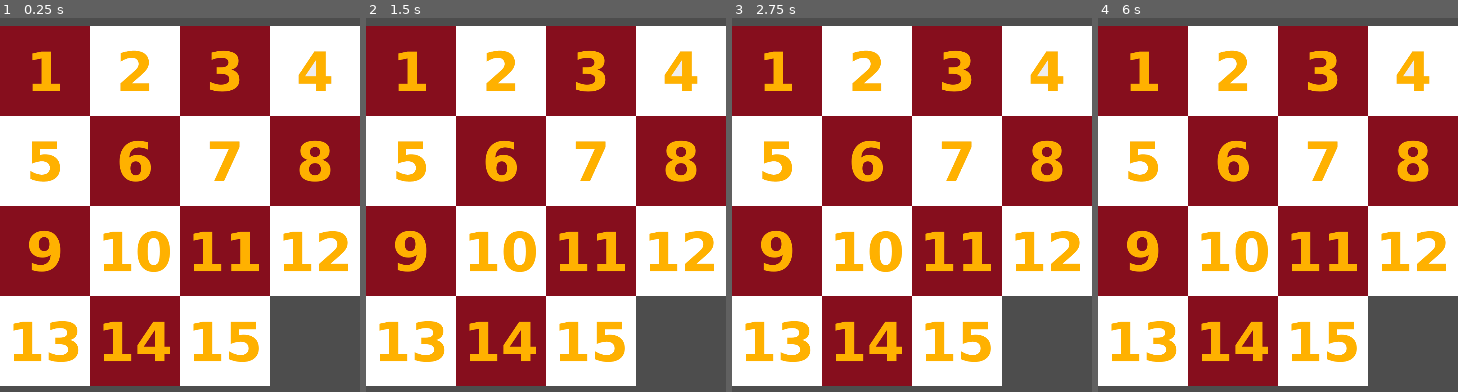
Above: before the commit, frames 1-4 (left to right).
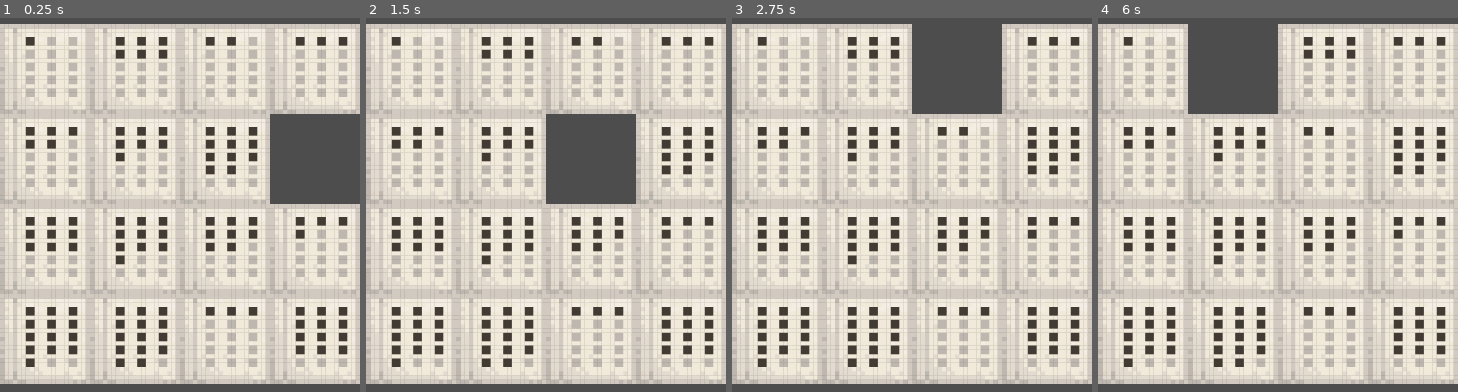
Above: after the commit, the same moments.

Repository: anacarlalima1/godot-game-hackathon
Game: Godot game, scene res://scenes/sliding_puzzle.tscn
Same seed, same stepped clock (60 frames per second), same inputs: the game is played once before the commit and once after it. This scene is started directly instead of the project's main scene.
Inputs (mouse positions are in pixels of both pictures, inside the frame that each line leads up to):
- Up to frame 1 (0.25 s): no input
- Up to frame 2 (1.5 s): tap Enter at 0.5 s; move the mouse to (625, 171) at 0.52 s; press the mouse at (625, 171) at 0.53 s; tap Space at 1.25 s; move the mouse to (474, 234) at 1.27 s; release the mouse at (474, 234) at 1.28 s; click (474, 234) at 1.35 s
- Up to frame 3 (2.75 s): tap Enter at 2 s; move the mouse to (948, 62) at 2.02 s; press the mouse at (948, 62) at 2.03 s
- Up to frame 4 (6 s): tap Space at 2.75, 4.25 s; move the mouse to (1260, 332) at 2.77 s; release the mouse at (1260, 332) at 2.78 s; click (1260, 332) at 2.85 s; tap Enter at 3.5 s; move the mouse to (1386, 298) at 3.52 s; press the mouse at (1386, 298) at 3.53 s; move the mouse to (1170, 107) at 4.27 s; release the mouse at (1170, 107) at 4.28 s; click (1170, 107) at 4.35 s; move the mouse to (1296, 205) at 5.02 s; press the mouse at (1296, 205) at 5.03 s; move the mouse to (1224, 44) at 5.77 s; release the mouse at (1224, 44) at 5.78 s; click (1224, 44) at 5.85 s

The runs differ from the first frame. In frame 1, 96% of the frame differs, in the area x 0-100%, y 1-99%; in frame 2, 96%; in frame 3, 96%; in frame 4, 96%.

Commit message:
sliding puzzle - finalizando

Diff:
--- a/project.godot
+++ b/project.godot
@@ -24,7 +24,7 @@
 
 click={
 "deadzone": 0.5,
-"events": [Object(InputEventMouseButton,"resource_local_to_s …(136 unchanged characters)… alse,"button_mask":1,"position":Vector2(261, 19),"global_position":Vector2(265, 60),"factor":1.0,"button_index":1,"canceled":false,"pressed":true,"double_click":false,"script":null)
+"events": [Object(InputEventMouseButton,"resource_local_to_s …(136 unchanged characters)… alse,"button_mask":1,"position":Vector2(181, 12),"global_position":Vector2(185, 53),"factor":1.0,"button_index":1,"canceled":false,"pressed":true,"double_click":false,"script":null)
 ]
 }
 
--- a/scenes/sliding_puzzle.tscn
+++ b/scenes/sliding_puzzle.tscn
@@ -1,22 +1,22 @@
 [gd_scene load_steps=19 format=3 uid="uid://c1bmeuxxfnnkr"]
 
-[ext_resource type="Texture2D" uid="uid://jc3bkylrw46h" path="res://sprites-puzzle/tile1.png" id="1_36hfm"]
 [ext_resource type="Script" path="res://scripts/sliding_puzzle.gd" id="1_oy4l6"]
-[ext_resource type="Texture2D" uid="uid://helxtdx12gq" path="res://sprites-puzzle/tile2.png" id="2_fs8kk"]
-[ext_resource type="Texture2D" uid="uid://b5wwvfn3vh56g" path="res://sprites-puzzle/tile3.png" id="3_mxmpq"]
-[ext_resource type="Texture2D" uid="uid://doblu48yj0p64" path="res://sprites-puzzle/tile4.png" id="4_ofevt"]
-[ext_resource type="Texture2D" uid="uid://demmlf41th6dq" path="res://sprites-puzzle/tile5.png" id="5_5wb4g"]
-[ext_resource type="Texture2D" uid="uid://cmjeoxkuttwsw" path="res://sprites-puzzle/tile6.png" id="6_rhtfg"]
-[ext_resource type="Texture2D" uid="uid://cnmmju5rrxk3u" path="res://sprites-puzzle/tile7.png" id="7_gttrl"]
-[ext_resource type="Texture2D" uid="uid://b5cedw1jfsveq" path="res://sprites-puzzle/tile8.png" id="8_t0olp"]
-[ext_resource type="Texture2D" uid="uid://b53wq7cf64xm3" path="res://sprites-puzzle/tile9.png" id="9_bf0pv"]
-[ext_resource type="Texture2D" uid="uid://dcyetkp1skfrg" path="res://sprites-puzzle/tile10.png" id="10_a8s5f"]
-[ext_resource type="Texture2D" uid="uid://bacnibjusdidb" path="res://sprites-puzzle/tile11.png" id="11_qgtju"]
-[ext_resource type="Texture2D" uid="uid://cpfwrmfw8bepa" path="res://sprites-puzzle/tile12.png" id="12_1c5up"]
-[ext_resource type="Texture2D" uid="uid://ou81jtt76k1n" path="res://sprites-puzzle/tile13.png" id="13_87pxm"]
-[ext_resource type="Texture2D" uid="uid://yntf8qqbreod" path="res://sprites-puzzle/tile14.png" id="14_lb5i0"]
-[ext_resource type="Texture2D" uid="uid://bx2eh4svm7gvc" path="res://sprites-puzzle/tile15.png" id="15_epusd"]
-[ext_resource type="Texture2D" uid="uid://csn8jjfh6nc0" path="res://sprites-puzzle/empty.png" id="16_fnwmx"]
+[ext_resource type="Texture2D" uid="uid://ccyy4vmualhhu" path="res://sprites-puzzle/Tile1.png" id="3_12g0q"]
+[ext_resource type="Texture2D" uid="uid://cwego1tn0ffck" path="res://sprites-puzzle/Tile2.png" id="4_cwn22"]
+[ext_resource type="Texture2D" uid="uid://v1upcyo4al03" path="res://sprites-puzzle/Tile3.png" id="5_va4rh"]
+[ext_resource type="Texture2D" uid="uid://bn7m10aarv3np" path="res://sprites-puzzle/Tile4.png" id="6_lhf5j"]
+[ext_resource type="Texture2D" uid="uid://dn8ccaaau1lxd" path="res://sprites-puzzle/Tile6.png" id="7_lmfr2"]
+[ext_resource type="Texture2D" uid="uid://d1imhfqgbe604" path="res://sprites-puzzle/Tile5.png" id="7_mc2a2"]
+[ext_resource type="Texture2D" uid="uid://bhabryy47k866" path="res://sprites-puzzle/Tile7.png" id="8_er8xe"]
+[ext_resource type="Texture2D" uid="uid://c1vxvyh7rcay" path="res://sprites-puzzle/Tile8.png" id="9_hq5m8"]
+[ext_resource type="Texture2D" uid="uid://cla76eprcf6ro" path="res://sprites-puzzle/Tile9.png" id="10_85nff"]
+[ext_resource type="Texture2D" uid="uid://ddphft0iif4sx" path="res://sprites-puzzle/Tile10.png" id="11_gnwah"]
+[ext_resource type="Texture2D" uid="uid://lomqyc0icogm" path="res://sprites-puzzle/Tile11.png" id="12_x54nw"]
+[ext_resource type="Texture2D" uid="uid://dv6n1062qtrgl" path="res://sprites-puzzle/Tile12.png" id="13_i8t06"]
+[ext_resource type="Texture2D" uid="uid://euwqnibtm1fk" path="res://sprites-puzzle/Tile13.png" id="14_0lvp2"]
+[ext_resource type="Texture2D" uid="uid://bjqsm7nje4c35" path="res://sprites-puzzle/Tile14.png" id="15_1wd71"]
+[ext_resource type="Texture2D" uid="uid://b4gcotgqtkwb3" path="res://sprites-puzzle/Tile15.png" id="16_v6ui6"]
+[ext_resource type="Texture2D" uid="uid://csn8jjfh6nc0" path="res://sprites-puzzle/Tile16.png" id="17_i255n"]
 
 [sub_resource type="RectangleShape2D" id="RectangleShape2D_wly4d"]
 
@@ -27,81 +27,66 @@
 shape = SubResource("RectangleShape2D_wly4d")
 
 [node name="Tile1" type="Sprite2D" parent="."]
-position = Vector2(45, 187)
-scale = Vector2(0.358, 0.358)
-texture = ExtResource("1_36hfm")
+position = Vector2(45, 45)
+texture = ExtResource("3_12g0q")
 
 [node name="Tile2" type="Sprite2D" parent="."]
-position = Vector2(135, 187)
-scale = Vector2(0.36, 0.36)
-texture = ExtResource("2_fs8kk")
+position = Vector2(135, 45)
+texture = ExtResource("4_cwn22")
 
 [node name="Tile3" type="Sprite2D" parent="."]
-position = Vector2(225, 187)
-scale = Vector2(0.358, 0.358)
-texture = ExtResource("3_mxmpq")
+position = Vector2(225, 45)
+texture = ExtResource("5_va4rh")
 
 [node name="Tile4" type="Sprite2D" parent="."]
-position = Vector2(315, 187)
-scale = Vector2(0.36, 0.36)
-texture = ExtResource("4_ofevt")
+position = Vector2(315, 45)
+texture = ExtResource("6_lhf5j")
 
 [node name="Tile5" type="Sprite2D" parent="."]
-position = Vector2(45, 277)
-scale = Vector2(0.36, 0.36)
-texture = ExtResource("5_5wb4g")
+position = Vector2(45, 135)
+texture = ExtResource("7_mc2a2")
 
 [node name="Tile6" type="Sprite2D" parent="."]
-position = Vector2(135, 277)
-scale = Vector2(0.36, 0.36)
-texture = ExtResource("6_rhtfg")
+position = Vector2(135, 135)
+texture = ExtResource("7_lmfr2")
 
 [node name="Tile7" type="Sprite2D" parent="."]
-position = Vector2(225, 277)
-scale = Vector2(0.36, 0.36)
-texture = ExtResource("7_gttrl")
+position = Vector2(225, 135)
+texture = ExtResource("8_er8xe")
 
 [node name="Tile8" type="Sprite2D" parent="."]
-position = Vector2(315, 277)
-scale = Vector2(0.36, 0.36)
-texture = ExtResource("8_t0olp")
+position = Vector2(315, 135)
+texture = ExtResource("9_hq5m8")
 
 [node name="Tile9" type="Sprite2D" parent="."]
-position = Vector2(45, 367)
-scale = Vector2(0.36, 0.36)
-texture = ExtResource("9_bf0pv")
+position = Vector2(45, 225)
+texture = ExtResource("10_85nff")
 
 [node name="Tile10" type="Sprite2D" parent="."]
-position = Vector2(135, 367)
-scale = Vector2(0.36, 0.36)
-texture = ExtResource("10_a8s5f")
+position = Vector2(135, 225)
+texture = ExtResource("11_gnwah")
 
 [node name="Tile11" type="Sprite2D" parent="."]
-position = Vector2(225, 367)
-scale = Vector2(0.36, 0.36)
-texture = ExtResource("11_qgtju")
+position = Vector2(225, 225)
+texture = ExtResource("12_x54nw")
 
 [node name="Tile12" type="Sprite2D" parent="."]
-position = Vector2(315, 367)
-scale = Vector2(0.36, 0.36)
-texture = ExtResource("12_1c5up")
+position = Vector2(315, 225)
+texture = ExtResource("13_i8t06")
 
 [node name="Tile13" type="Sprite2D" parent="."]
-position = Vector2(45, 457)
-scale = Vector2(0.36, 0.36)
-texture = ExtResource("13_87pxm")
+position = Vector2(45, 315)
+texture = ExtResource("14_0lvp2")
 
 [node name="Tile14" type="Sprite2D" parent="."]
-position = Vector2(135, 457)
-scale = Vector2(0.36, 0.36)
-texture = ExtResource("14_lb5i0")
+position = Vector2(135, 315)
+texture = ExtResource("15_1wd71")
 
 [node name="Tile15" type="Sprite2D" parent="."]
-position = Vector2(225, 457)
-scale = Vector2(0.36, 0.36)
-texture = ExtResource("15_epusd")
+position = Vector2(225, 315)
+texture = ExtResource("16_v6ui6")
 
 [node name="Tile16" type="Sprite2D" parent="."]
-position = Vector2(315, 457)
+position = Vector2(315, 315)
 scale = Vector2(0.36, 0.36)
-texture = ExtResource("16_fnwmx")
+texture = ExtResource("17_i255n")
--- a/scripts/sliding_puzzle.gd
+++ b/scripts/sliding_puzzle.gd
@@ -12,19 +12,94 @@
 	print('hi')
 	tiles = [$Tile1, $Tile2, $Tile3, $Tile4, $Tile5, $Tile6, $Tile7, $Tile8, $Tile9, $Tile10, $Tile11, $Tile12, $Tile13, $Tile14, $Tile15, $Tile16 ]
 	solved = tiles.duplicate()
+	for tile in tiles:
+		tile.position.y += 140  # Ajusta a posição vertical inicial dos tiles
+	shuffle_tiles()
+
+func shuffle_tiles():
+	var previous = 99
+	var previous_1 = 98
+	for t in range(0,300):
+		var tile = randi() % 16
+		if tiles[tile] != $Tile16 and tile != previous and tile != previous_1:
+			var rows = int((tiles[tile].position.y - 140) / 90)  # Ajusta o cálculo das linhas
+			var cols = int(tiles[tile].position.x / 90)
+			check_neighbours(rows,cols)
+			previous_1 = previous
+			previous = tile
 
 func _process(delta):
 	if Input.is_mouse_button_pressed(MOUSE_BUTTON_LEFT) and mouse:
-		print('oi')
 		var mouse_copy = mouse
-		print('oi', mouse.position)
+		print('mouse', mouse.position)
 		mouse = false
-		var rows = int(mouse_copy.position.y / 250)
-		var cols = int(mouse_copy.position.x / 250)
-
+		var rows = int((mouse_copy.position.y - 140) / 90)  # Ajusta o cálculo das linhas
+		var cols = int(mouse_copy.position.x / 90)
+		# print(rows, ", ", cols)
+		var pos = rows * 4 + cols
+		print(tiles[pos])
+		check_neighbours(rows,cols)
 		if tiles == solved:
 			print("You win!")
 
-func _input_event(viewport, event, shape_idx):
+func check_neighbours(rows, cols):
+	var empty = false
+	var done = false
+	var pos = rows * 4 + cols
+
+	if rows < 0 or rows >= 4 or cols < 0 or cols >= 4:
+		print("Posição inválida")
+		return
+
+	while !empty and !done:
+		var tile = tiles[pos]
+		if tile == null:
+			print("Tile não encontrado")
+			return
+
+		var new_pos = tile.position
+
+		if rows < 3:
+			new_pos.y += 90
+			empty = find_empty(new_pos, pos)
+			new_pos.y -= 90
+		if rows > 0:
+			new_pos.y -= 90
+			empty = find_empty(new_pos, pos)
+			new_pos.y += 90
+		if cols < 3:
+			new_pos.x += 90
+			empty = find_empty(new_pos, pos)
+			new_pos.x -= 90
+		if cols > 0:
+			new_pos.x -= 90
+			empty = find_empty(new_pos, pos)
+			new_pos.x += 90
+
+		done = true
+
+func find_empty(position, pos):
+	var new_rows = int((position.y - 140) / 90)  # Ajusta o cálculo das linhas
+	var new_cols = int(position.x / 90)
+	var new_pos = new_rows * 4 + new_cols
+	if new_pos >= 0 and new_pos < tiles.size() and tiles[new_pos] == $Tile16:
+		swap_tiles(pos, new_pos)
+		return true
+	else:
+		return false
+
+func swap_tiles(tile_src, tile_dst):
+	var temp_pos = tiles[tile_src].position
+	tiles[tile_src].position = tiles[tile_dst].position
+	tiles[tile_dst].position = temp_pos
+	var temp_tile = tiles[tile_src]
+	tiles[tile_src] = tiles[tile_dst]
+	tiles[tile_dst] = temp_tile
+
+func _input(event):
 	if event is InputEventMouseButton:
-		print("mouse button event at ", event.position)
+		if event.button_index == MOUSE_BUTTON_LEFT and event.pressed:
+			mouse = event
+			print("Left button was clicked at ", event.position)
+		if event.button_index == MOUSE_BUTTON_WHEEL_UP and event.pressed:
+			print("Wheel up")
Binary file added: sprites-puzzle/Tile1.png
Not shown, changed: sprites-puzzle/Tile1.png.import
Binary file added: sprites-puzzle/Tile10.png
Not shown, changed: sprites-puzzle/Tile10.png.import
Binary file added: sprites-puzzle/Tile11.png
Not shown, changed: sprites-puzzle/Tile11.png.import
Binary file added: sprites-puzzle/Tile12.png
Not shown, changed: sprites-puzzle/Tile12.png.import
Binary file added: sprites-puzzle/Tile13.png
Not shown, changed: sprites-puzzle/Tile13.png.import
Binary file added: sprites-puzzle/Tile14.png
Not shown, changed: sprites-puzzle/Tile14.png.import
(and 35 more such lines)
